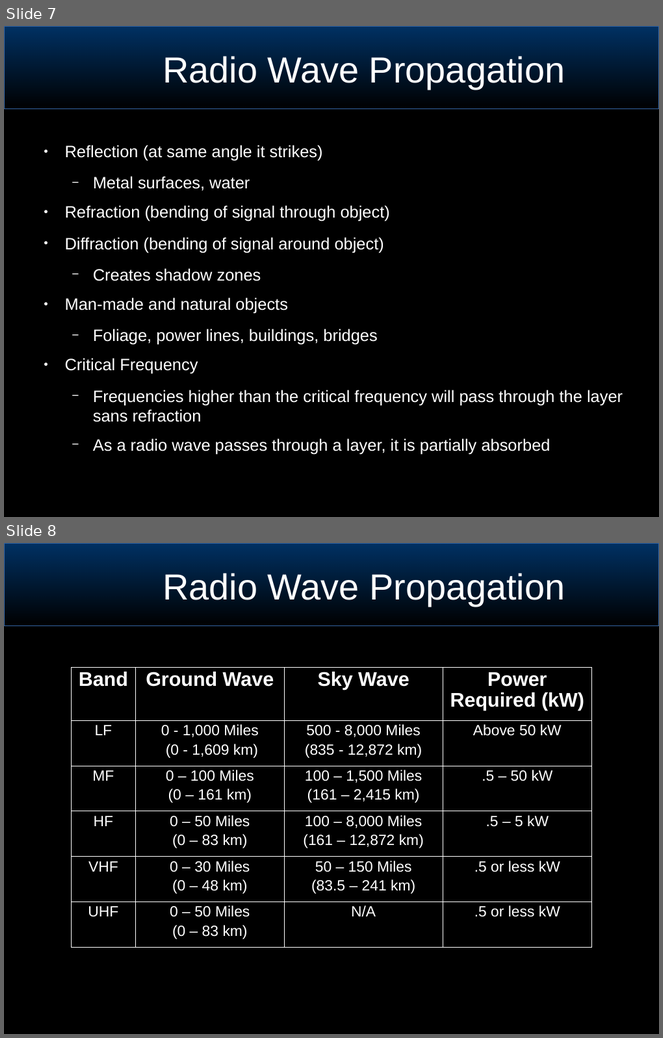
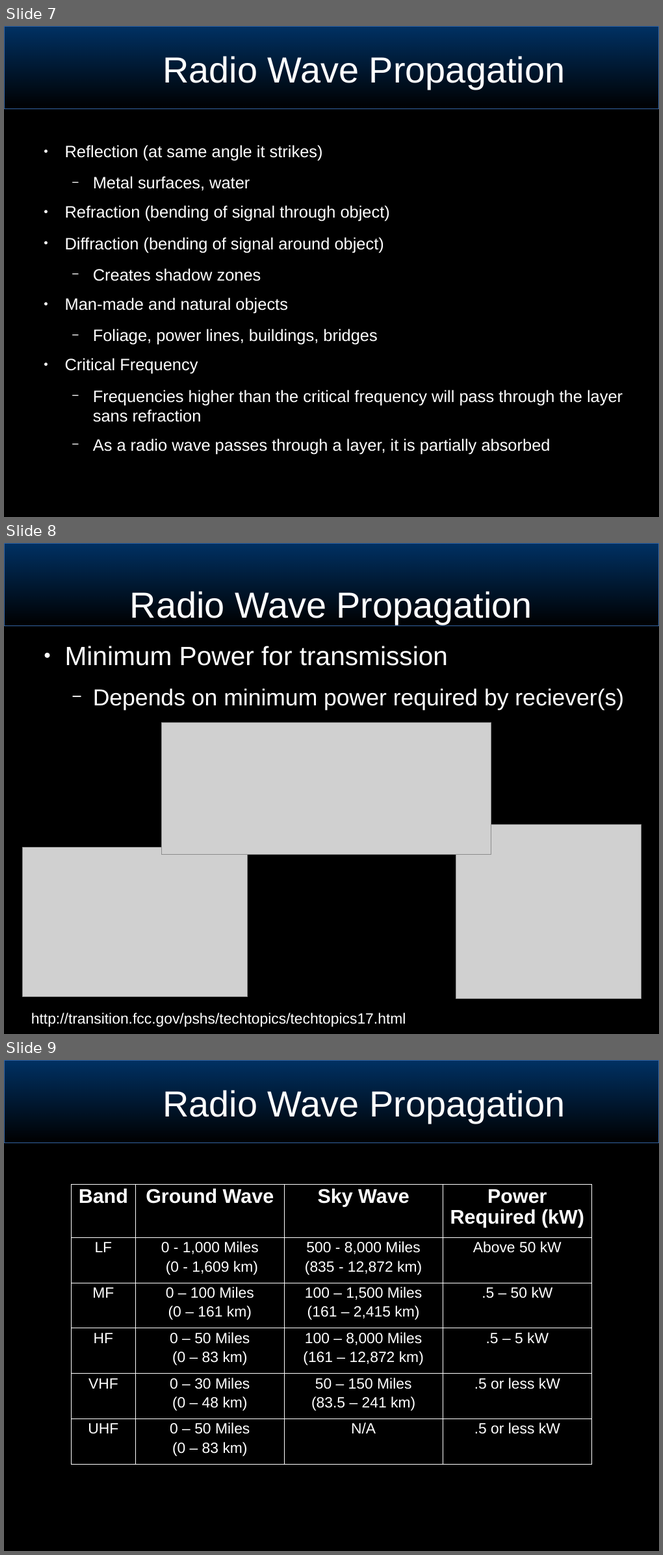
Before and after one commit to joeblankenship1/BRW_ANT_CLASS, a slide deck: BasicSignalsConcepts.odp. Shown one above the other, each under a label of ours: slides 7 and 8 before the commit, slides 7, 8 and 9 after it. The pictures are 663x1038 and 663x1555 pixels, drawn with LibreOffice and Linux fonts; fonts in the diff are those of the drawing; grey boxes stand for pictures; background and template pictures are left out. Boxes give left, top, right and bottom in pixels: in the first picture for what was removed or moved away, otherwise in the second. Text is boxed around its words. In the diff, an @@ line names an element or a change of style, - is before the commit and + after.

```diff
--- a/BasicSignalsConcepts.odp
+++ b/BasicSignalsConcepts.odp
@@ slide 8 added at box(4, 543, 659, 1034), background #000000; not listed: 1 template element that a slide beside it also shows @@
@@ title added at box(130, 591, 532, 624), 44 pt, text #FFFFFF @@
+Radio Wave Propagation
@@ text added at box(65, 646, 624, 710), 28 pt, text #FFFFFF @@
+● Minimum Power for transmission
+  − Depends on minimum power required by reciever(s)
@@ picture added at box(161, 723, 492, 855) @@
@@ picture added at box(456, 825, 642, 999) @@
@@ picture added at box(22, 847, 248, 997) @@
@@ text added at box(31, 1013, 406, 1027), 18 pt, text #FFFFFF @@
+http://transition.fcc.gov/pshs/techtopics/techtopics17.html
@@ what was slide 8 is now slide 9 @@
```
Also in this commit, not shown: 15 slides changed, 4 other slides added, 9 slides removed, 1 other file.
